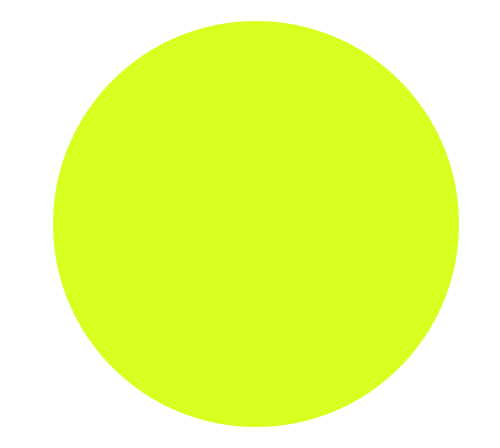
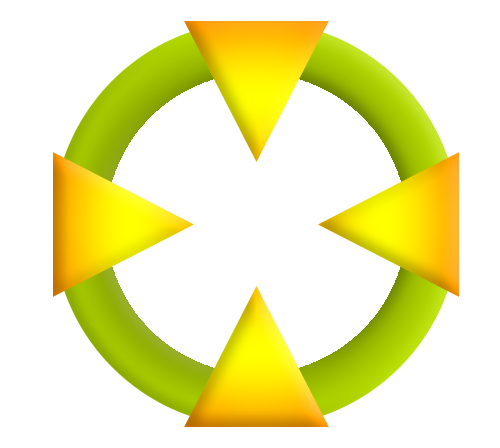
Two versions of the same layered image (500x448). Layer-by-layer changes:
added layer "Shape 1 copy 3" above "Ellipse 2 copy" over <box>53,21,459,427</box>
added layer "Ellipse 2 copy" above "Ellipse 2" over <box>53,21,459,427</box>
hid "Ellipse 2", opacity 88% → 54% over <box>53,21,459,427</box>
